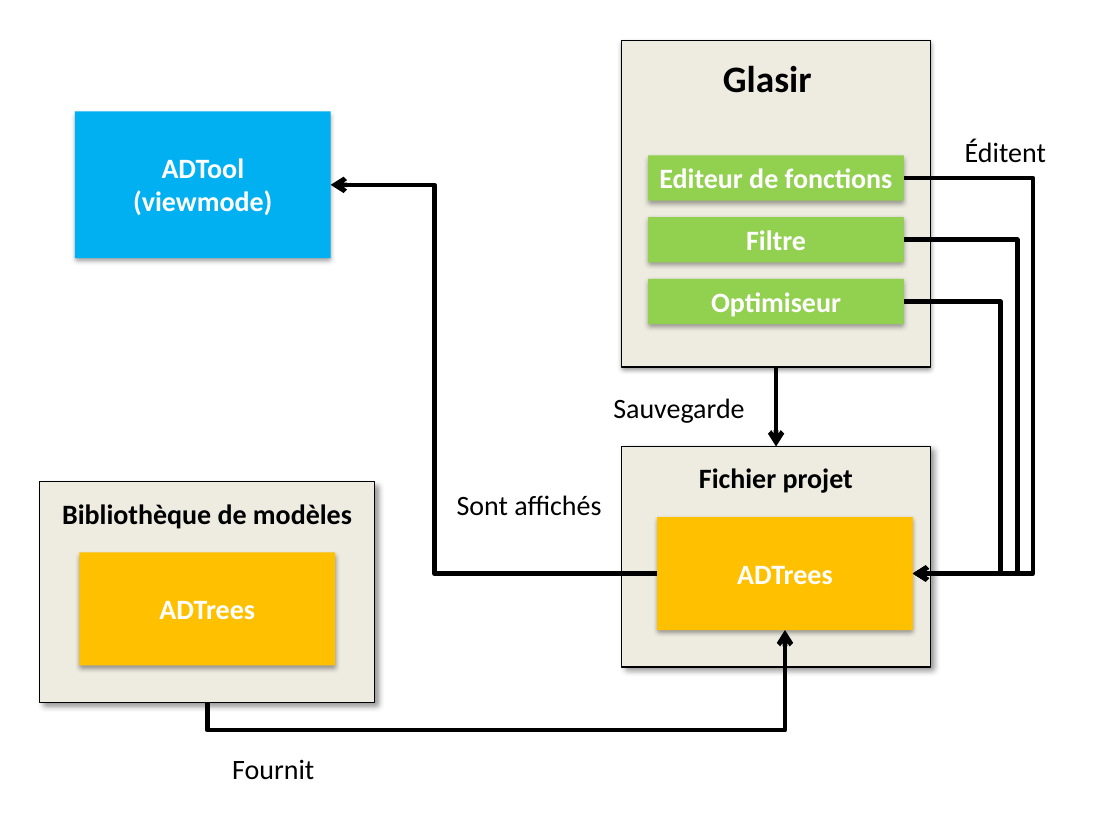
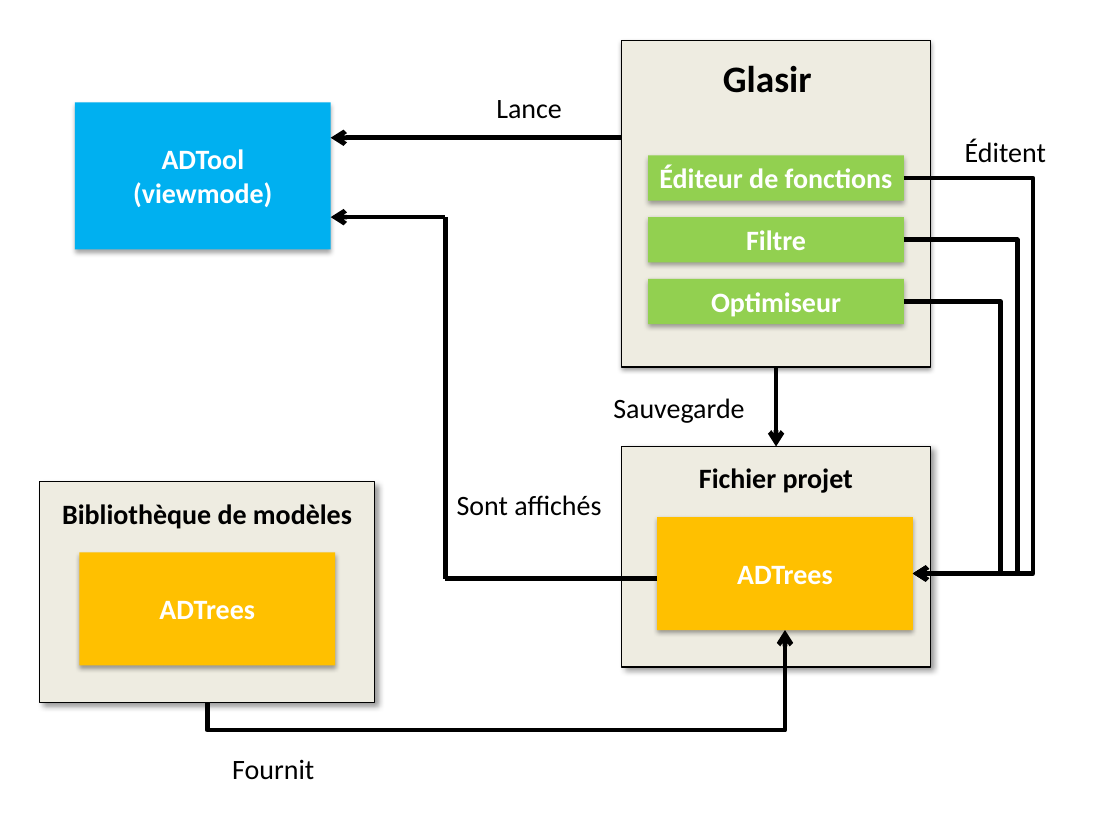
Before and after one commit to HKervadec/korrigolo, a slide deck: slide 1 of reports/5 - final/figure/archiGlasir.pptx. Drawn at 1120x840 pixels with LibreOffice and Linux fonts; fonts in the diff are those of the drawing. Boxes give left, top, right and bottom in pixels: in the first picture for what was removed or moved away, otherwise in the second. Text is boxed around its words. In the diff, an @@ line names an element or a change of style, - is before the commit and + after.

```diff
--- a/reports/5 - final/figure/archiGlasir.pptx
+++ b/reports/5 - final/figure/archiGlasir.pptx
@@ rectangle "ADTool": place and size @@
-rectangle "ADTool" at (75, 111, 330, 258)
+rectangle "ADTool" at (75, 103, 330, 250)
@@ text added at (496, 100, 562, 119), 18 pt, text #000000 @@
+Lance
@@ arrow added from (622, 138) to (330, 138), #000000 3 pt @@
@@ text in rectangle at (659, 165, 893, 188): text changed @@
-Editeur de fonctions
+Éditeur de fonctions
@@ elbow arrow removed from (657, 573) to (330, 185) @@
@@ arrow added from (446, 217) to (330, 217), #000000 3 pt @@
@@ line added from (446, 217) to (446, 579), #000000 3 pt @@
@@ line added from (657, 579) to (446, 579), #000000 3 pt @@
```
Also in this commit, not shown: 2 other files.
